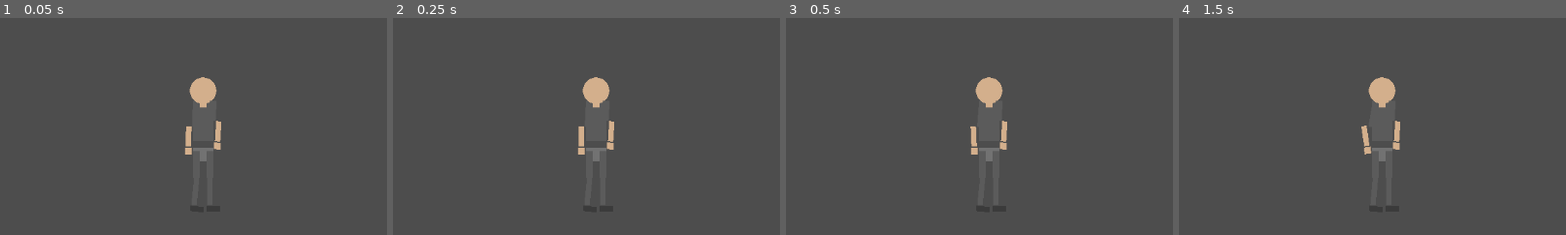
Above: before the commit, frames 1-4 (left to right).
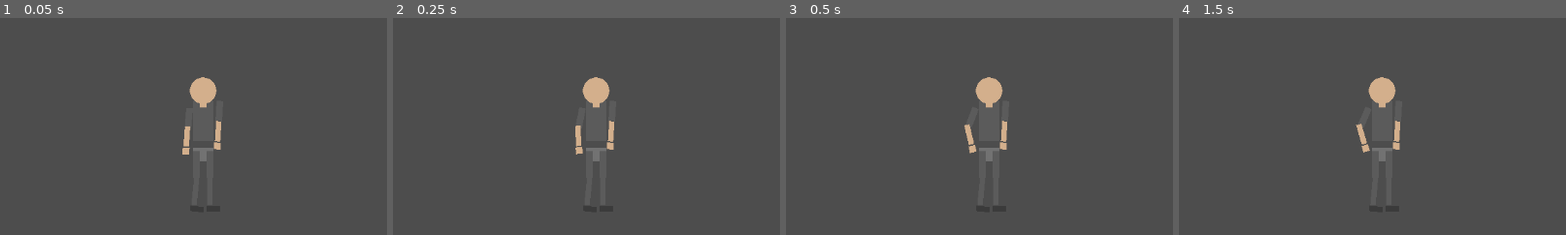
Above: after the commit, the same moments.

Repository: giripriyadarshan/ubc-game
Game: Godot game, scene res://stickman.tscn
Same seed, same stepped clock (60 frames per second), same inputs: the game is played once before the commit and once after it. The project has no main scene, so this scene is started directly.
Inputs:
- Up to frame 1 (0.05 s): no input
- Up to frame 2 (0.25 s): no input
- Up to frame 3 (0.5 s): no input
- Up to frame 4 (1.5 s): tap Enter at 1.25 s
The pictures show only the part of the screen within x 9-58%, y 15-65%; the shares and areas given below are measured in that part.

The runs differ from the first frame. In frame 1, 0.2% of the frame differs, in the area x 47-55%, y 37-63%; in frame 2, 0.2%; in frame 3, 0.3%, in the area x 46-55%, y 37-63%; in frame 4, 0.3%.

Commit message:
minor bugfixes in arm sprites

Diff:
--- a/stickman.tscn
+++ b/stickman.tscn
@@ -159,18 +159,18 @@
 position = Vector2(-15, -55)
 rotation = -0.991124
 scale = Vector2(0.999983, 0.999983)
-rest = Transform2D(0.714562, -0.69954, 0.69954, 0.714562, -15, -55)
+rest = Transform2D(0.896506, -0.442972, 0.442972, 0.896506, -15, -55)
 metadata/_local_pose_override_enabled_ = true
 
 [node name="UpperArmL" type="Bone2D" parent="Skeleton2D/Hip/Torso/ShoulderL"]
 position = Vector2(-10, 0)
-rest = Transform2D(0.71628, 0.697813, -0.697813, 0.71628, -10.0002, -0.000701904)
+rest = Transform2D(0.828198, 0.560436, -0.560436, 0.828198, -9.99973, 0.000244141)
 metadata/_local_pose_override_enabled_ = true
 
 [node name="UpperArmSpriteL" type="Polygon2D" parent="Skeleton2D/Hip/Torso/ShoulderL/UpperArmL"]
-scale = Vector2(1.00095, 1.00095)
-color = Color(0.356863, 0.356863, 0.356863, 1)
-offset = Vector2(10, 0)
+scale = Vector2(1.00104, 1.00104)
+color = Color(0.356863, 0.356863, 0.356863, 1)
+offset = Vector2(0.478455, 2.61433)
 polygon = PackedVector2Array(-5, -5, 5, -5, 5, 25, -5, 25)
 
 [node name="UpperArmRemoteL" type="RemoteTransform2D" parent="Skeleton2D/Hip/Torso/ShoulderL/UpperArmL"]
@@ -180,12 +180,12 @@
 
 [node name="ForearmL" type="Bone2D" parent="Skeleton2D/Hip/Torso/ShoulderL/UpperArmL"]
 position = Vector2(0, 30)
-rest = Transform2D(1, 1.74846e-07, -1.74846e-07, 1, 0.000518799, 30.0019)
+rest = Transform2D(0.971996, -0.235, 0.235, 0.971996, 0.000366211, 30.0022)
 metadata/_local_pose_override_enabled_ = true
 
 [node name="ForearmSpriteL" type="Polygon2D" parent="Skeleton2D/Hip/Torso/ShoulderL/UpperArmL/ForearmL"]
-rotation = 2.58053e-05
-scale = Vector2(1.00187, 1.00187)
+rotation = 2.52889e-05
+scale = Vector2(1.002, 1.002)
 color = Color(0.827451, 0.686275, 0.54902, 1)
 polygon = PackedVector2Array(-4, -5, 4, -5, 4, 25, -4, 25)
 
@@ -199,8 +199,8 @@
 rest = Transform2D(1, 0, 0, 1, 0, 30)
 
 [node name="HandSpriteL" type="Polygon2D" parent="Skeleton2D/Hip/Torso/ShoulderL/UpperArmL/ForearmL/HandL"]
-rotation = 1.77437e-05
-scale = Vector2(1.00188, 1.00188)
+rotation = 1.80602e-05
+scale = Vector2(1.00206, 1.00206)
 color = Color(0.827451, 0.686275, 0.54902, 1)
 polygon = PackedVector2Array(-5, -3, 5, -3, 5, 7, -5, 7)
 
@@ -222,7 +222,7 @@
 [node name="UpperArmSpriteR" type="Polygon2D" parent="Skeleton2D/Hip/Torso/ShoulderR/UpperArmR"]
 scale = Vector2(1.00009, 1.00009)
 color = Color(0.356863, 0.356863, 0.356863, 1)
-offset = Vector2(-10, 0)
+offset = Vector2(-0.289734, -0.270401)
 polygon = PackedVector2Array(-5, -5, 5, -5, 5, 25, -5, 25)
 
 [node name="UpperArmRemoteR" type="RemoteTransform2D" parent="Skeleton2D/Hip/Torso/ShoulderR/UpperArmR"]
@@ -261,11 +261,11 @@
 
 [node name="ThighL" type="Bone2D" parent="Skeleton2D/Hip"]
 position = Vector2(-10, 0)
-rest = Transform2D(0.999453, 0.0329431, -0.0329431, 0.999453, -10, 0)
+rest = Transform2D(0.998739, 0.0497265, -0.0497265, 0.998739, -10, 0)
 metadata/_local_pose_override_enabled_ = true
 
 [node name="ThighSpriteL" type="Polygon2D" parent="Skeleton2D/Hip/ThighL"]
-scale = Vector2(1.00014, 1.00014)
+scale = Vector2(1.0003, 1.0003)
 color = Color(0.356863, 0.356863, 0.356863, 1)
 polygon = PackedVector2Array(-5, -5, 5, -5, 5, 35, -5, 35)
 
@@ -276,11 +276,11 @@
 
 [node name="LowerLegL" type="Bone2D" parent="Skeleton2D/Hip/ThighL"]
 position = Vector2(0, 40)
-rest = Transform2D(1, 5.90831e-06, -5.90831e-06, 1, -0.000244141, 40)
+rest = Transform2D(0.999976, 0.000229388, -0.000229388, 0.999976, -0.00765991, 40.0044)
 metadata/_local_pose_override_enabled_ = true
 
 [node name="LowerLegSpriteL" type="Polygon2D" parent="Skeleton2D/Hip/ThighL/LowerLegL"]
-scale = Vector2(1.00029, 1.00029)
+scale = Vector2(1.00058, 1.00058)
 color = Color(0.356863, 0.356863, 0.356863, 1)
 polygon = PackedVector2Array(-4, -5, 4, -5, 4, 35, -4, 35)
 
@@ -294,7 +294,7 @@
 rest = Transform2D(1, 0, 0, 1, 0, 40)
 
 [node name="FootSpriteL" type="Polygon2D" parent="Skeleton2D/Hip/ThighL/LowerLegL/FootL"]
-scale = Vector2(1.00046, 1.00046)
+scale = Vector2(1.00088, 1.00088)
 color = Color(0.231373, 0.231373, 0.231373, 1)
 polygon = PackedVector2Array(-5, -3, 15, -3, 15, 5, -5, 5)
 
@@ -347,7 +347,7 @@
 [node name="Targets" type="Node2D" parent="."]
 
 [node name="ArmTargetL" type="Marker2D" parent="Targets"]
-position = Vector2(378, 292)
+position = Vector2(375, 289)
 
 [node name="ArmTargetR" type="Marker2D" parent="Targets"]
 position = Vector2(421, 285)
